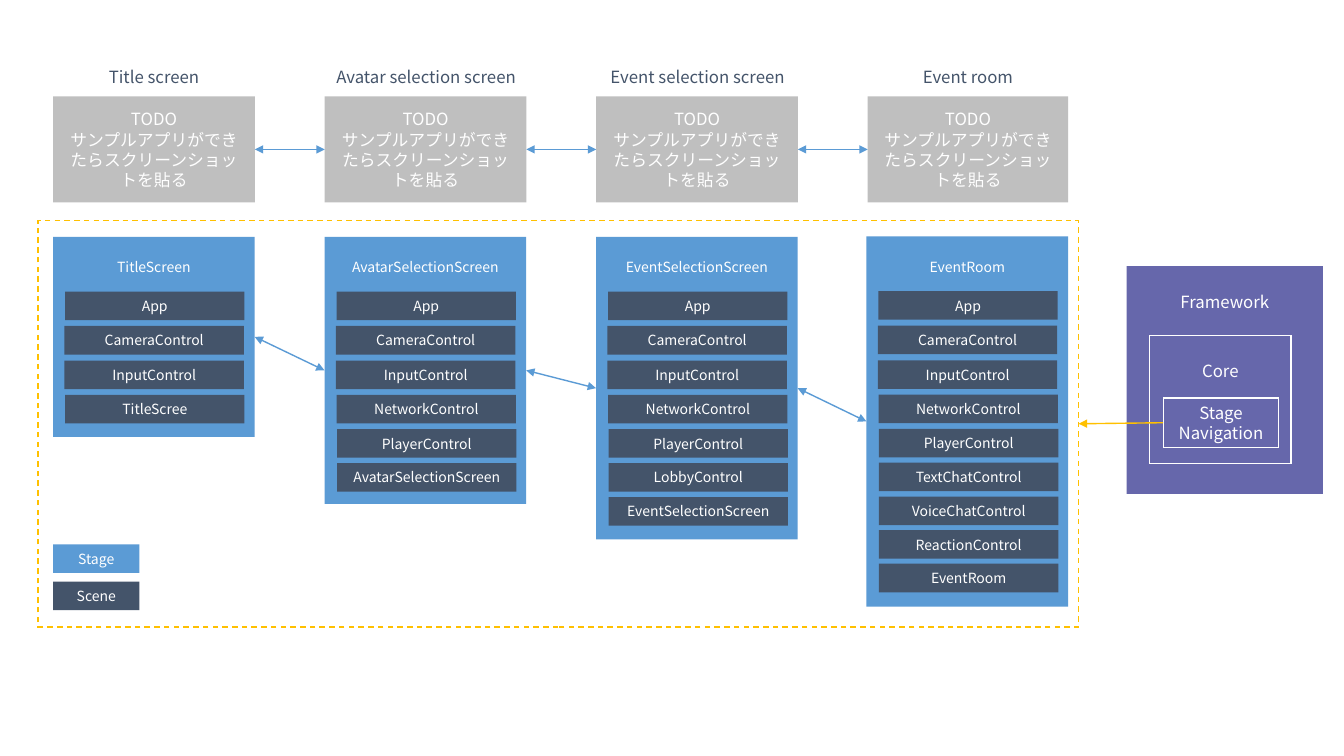
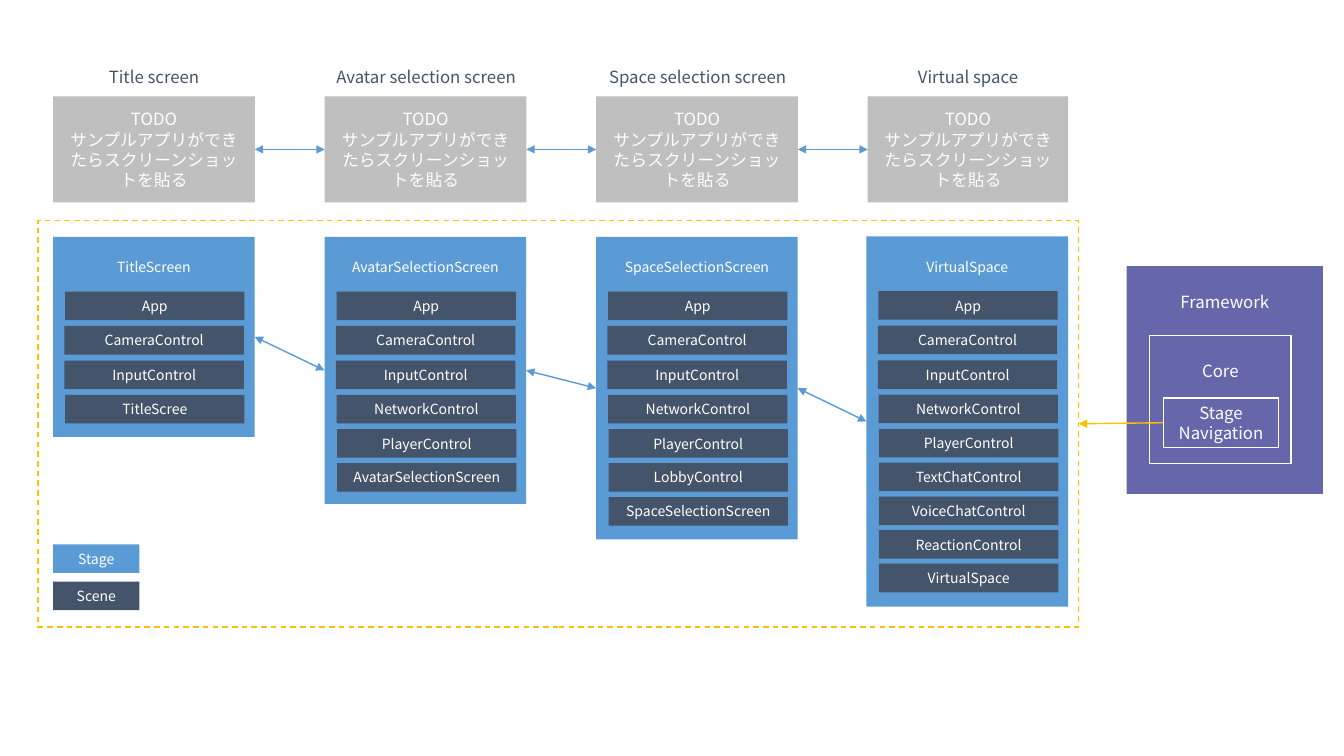
Before and after one commit to extreal-dev/Extreal.Guide, a slide deck: slide 2 of work/work.pptx. Drawn at 1344x756 pixels with LibreOffice and Linux fonts; fonts in the diff are those of the drawing. Boxes give left, top, right and bottom in pixels: in the first picture for what was removed or moved away, otherwise in the second. Text is boxed around its words. In the diff, an @@ line names an element or a change of style, - is before the commit and + after.

```diff
--- a/work/work.pptx
+++ b/work/work.pptx
@@ text at <box>609,69,787,87</box>: text changed @@
-Event selection screen
+Space selection screen
@@ text at <box>918,69,1018,87</box>: text changed @@
-Event room
+Virtual space
@@ text in rectangle at <box>625,261,769,275</box>: text changed @@
-EventSelectionScreen
+SpaceSelectionScreen
@@ text in rectangle at <box>926,261,1008,275</box>: text changed @@
-EventRoom
+VirtualSpace
@@ text in rectangle at <box>626,505,770,519</box>: text changed @@
-EventSelectionScreen
+SpaceSelectionScreen
@@ text in rectangle at <box>928,572,1010,586</box>: text changed @@
-EventRoom
+VirtualSpace
```
Also in this commit, not shown: 3 other files.
